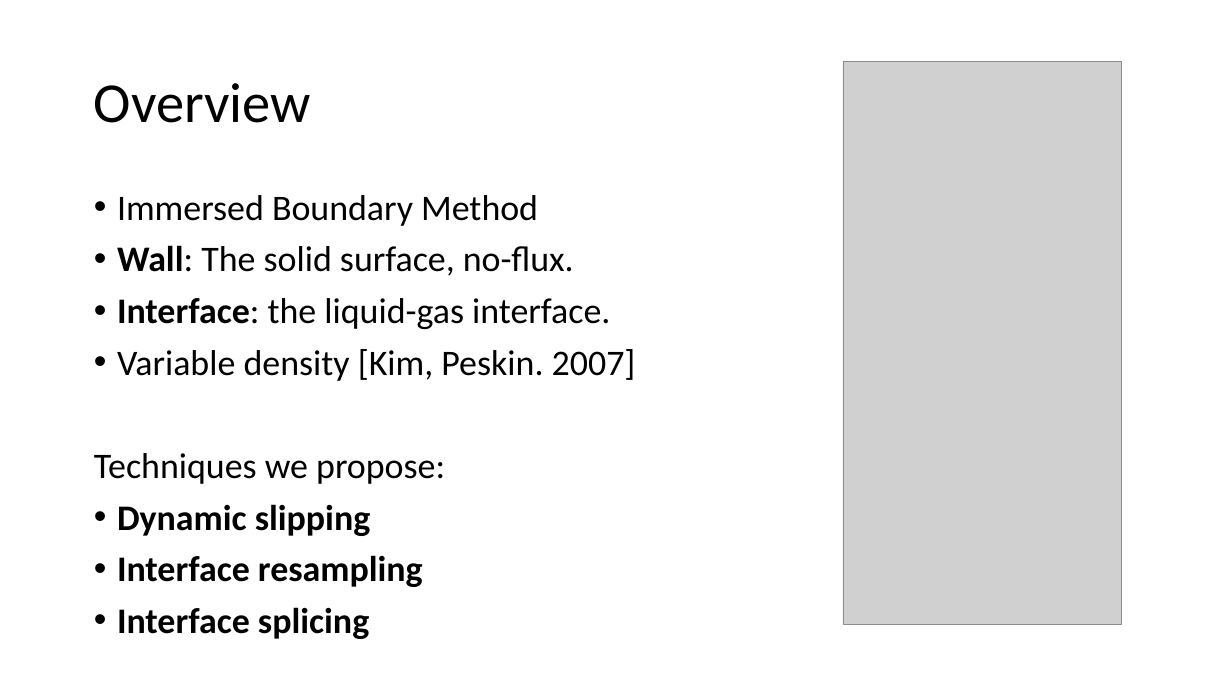
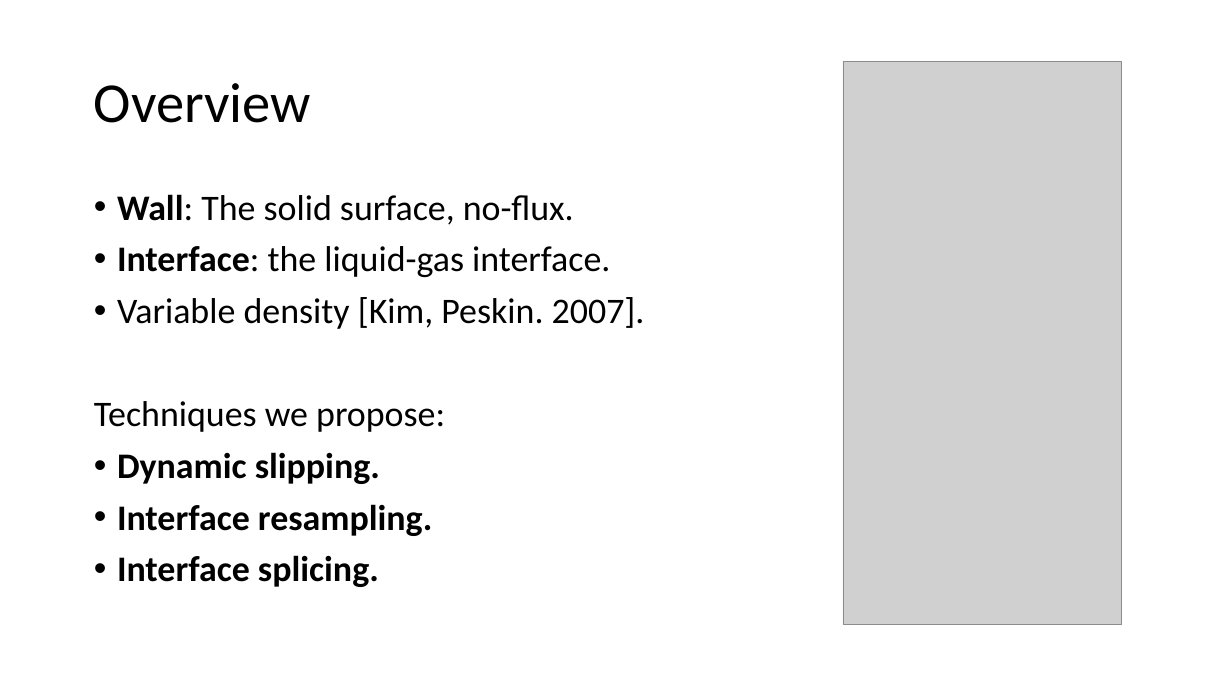
Before and after one commit to Daniel-Chin/droplet, a slide deck: slide 4 of APS_conf/slides.pptx (slide 3 before the commit). Drawn at 1232x693 pixels with LibreOffice and Linux fonts; fonts in the diff are those of the drawing; grey boxes stand for pictures. Boxes give left, top, right and bottom in pixels: in the first picture for what was removed or moved away, otherwise in the second. Text is boxed around its words. In the diff, an @@ line names an element or a change of style, - is before the commit and + after.

```diff
--- a/APS_conf/slides.pptx
+++ b/APS_conf/slides.pptx
@@ text at [117,195,538,226]: paragraph removed @@
-• Immersed Boundary Method
@@ text at [117,297,645,329]: text changed @@
-• Variable density [Kim, Peskin. 2007]
+• Variable density [Kim, Peskin. 2007].
@@ text at [117,452,432,587]: text changed @@
-• Dynamic slipping
-• Interface resampling
-• Interface splicing
+• Dynamic slipping.
+• Interface resampling.
+• Interface splicing.
```
Also in this commit, not shown: 9 other slides changed, 4 slides added, 3 slides removed, 1 other file.
